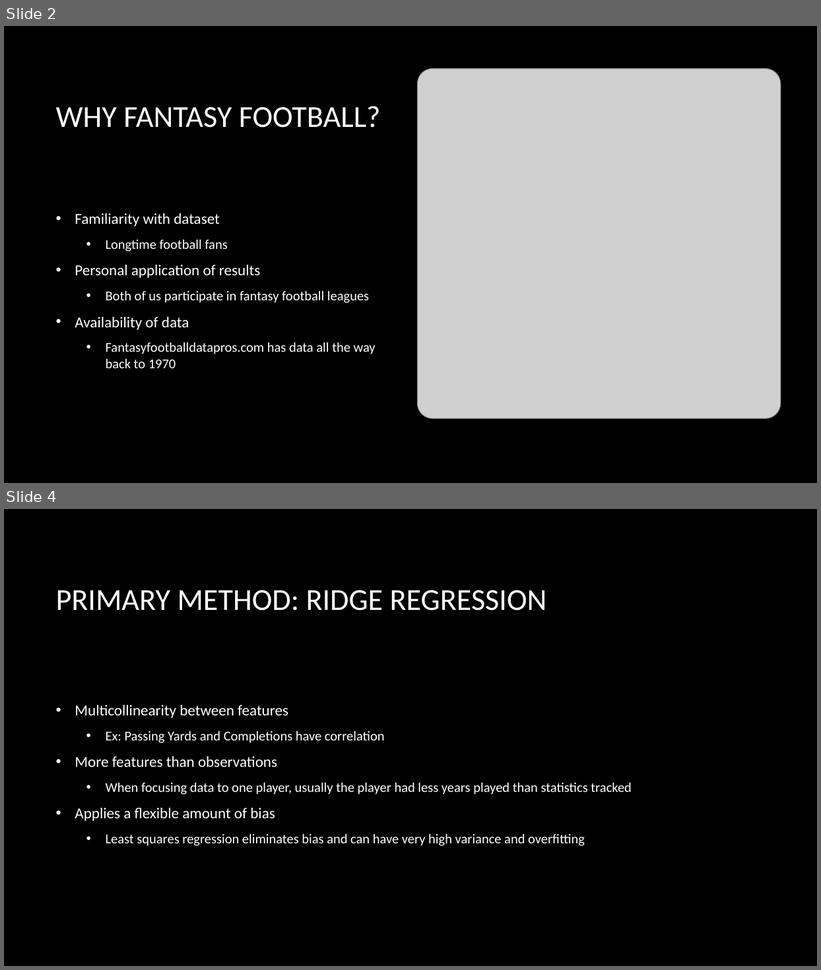
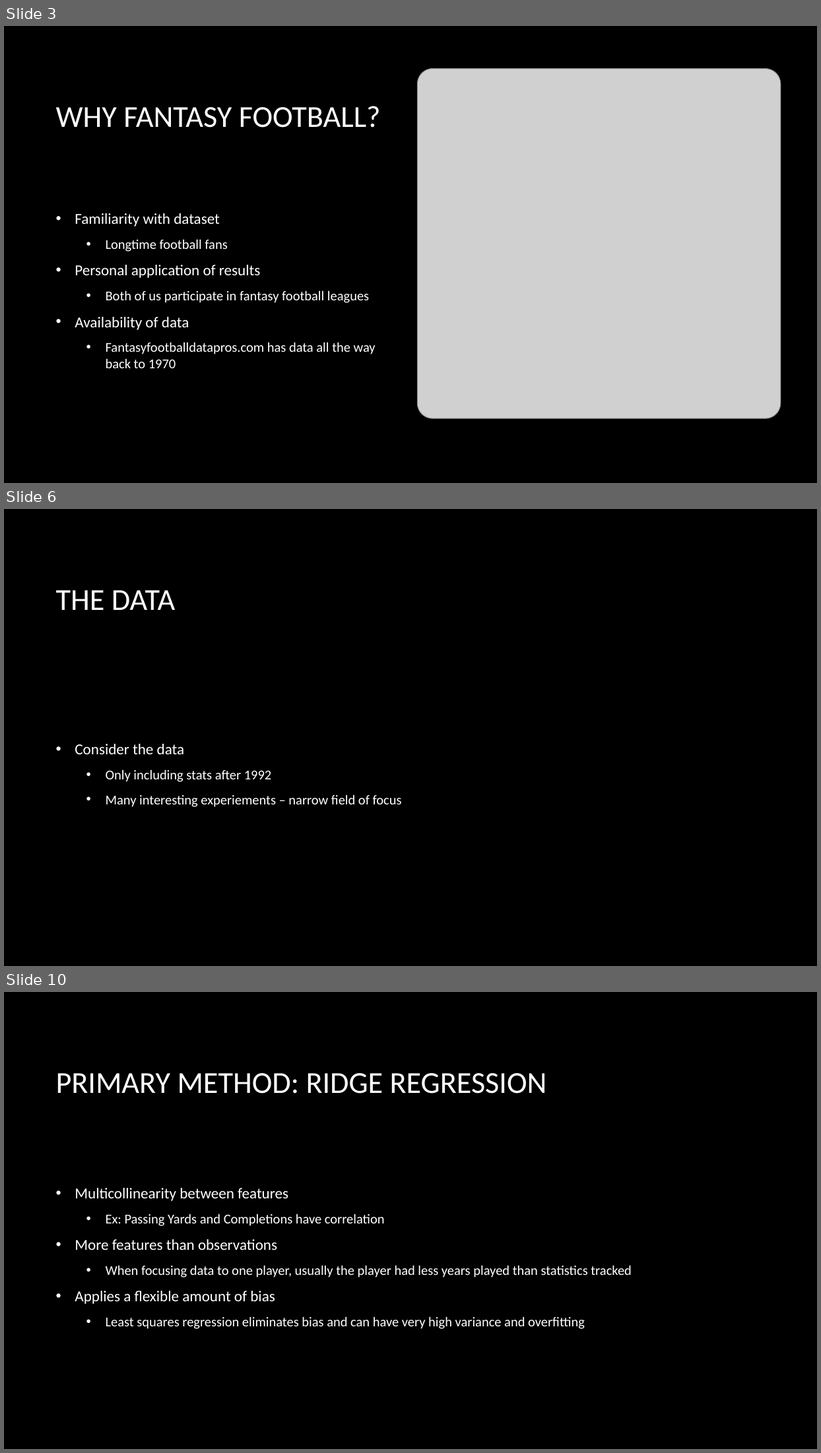
Before and after one commit to rjcarne/FantasyFootball8420, a slide deck: FantasyPresentation.pptx. Shown one above the other, each under a label of ours: slides 2 and 4 before the commit, slides 3, 6 and 10 after it; the slides between them are not shown. The pictures are 821x970 and 821x1453 pixels, drawn with LibreOffice and Linux fonts; fonts in the diff are those of the drawing; grey boxes stand for pictures; background and template pictures are left out. Boxes give left, top, right and bottom in pixels: in the first picture for what was removed or moved away, otherwise in the second. Text is boxed around its words. In the diff, an @@ line names an element or a change of style, - is before the commit and + after.

```diff
--- a/FantasyPresentation.pptx
+++ b/FantasyPresentation.pptx
@@ slide 6 added at (4, 509, 817, 966), background picture (left out) @@
@@ title added at (56, 590, 175, 610), 36 pt, text #FFFFFF @@
+THE DATA
@@ text added at (75, 744, 402, 807), 16 pt, text #FFFFFF @@
+• Consider the data
+  • Only including stats after 1992
+  • Many interesting experiements – narrow field of focus
@@ what was slide 2 is now slide 3 @@
@@ what was slide 4 is now slide 10 @@
```
Also in this commit, not shown: 1 slide changed, 9 other slides added, 1 other file.
